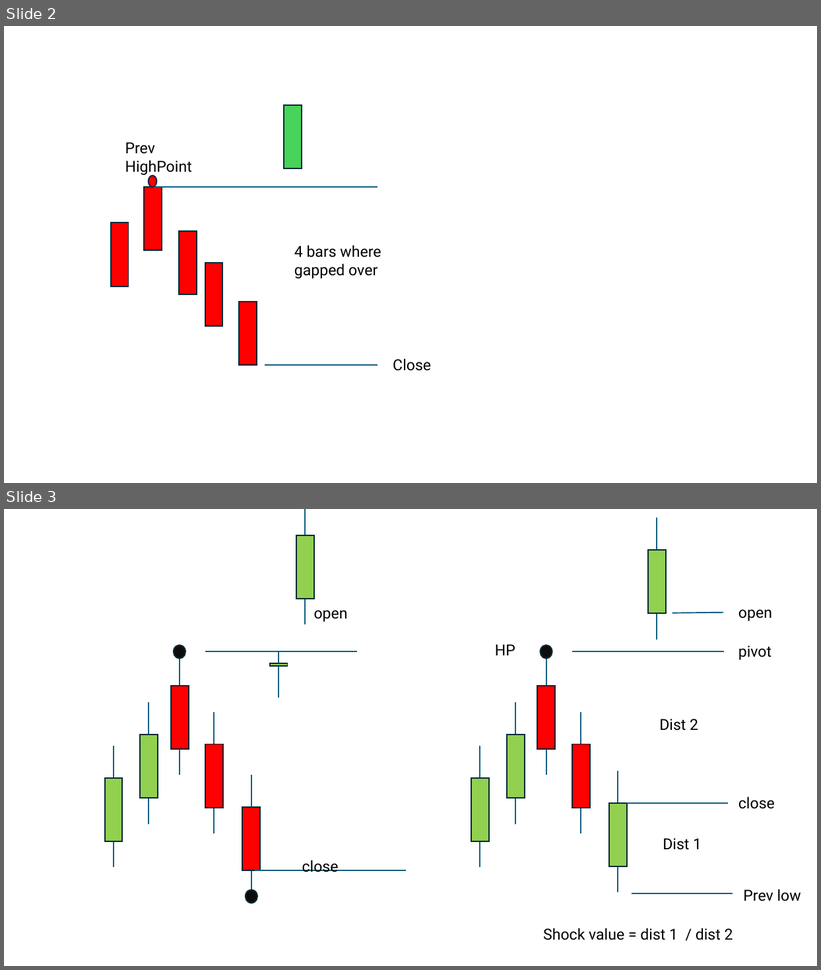
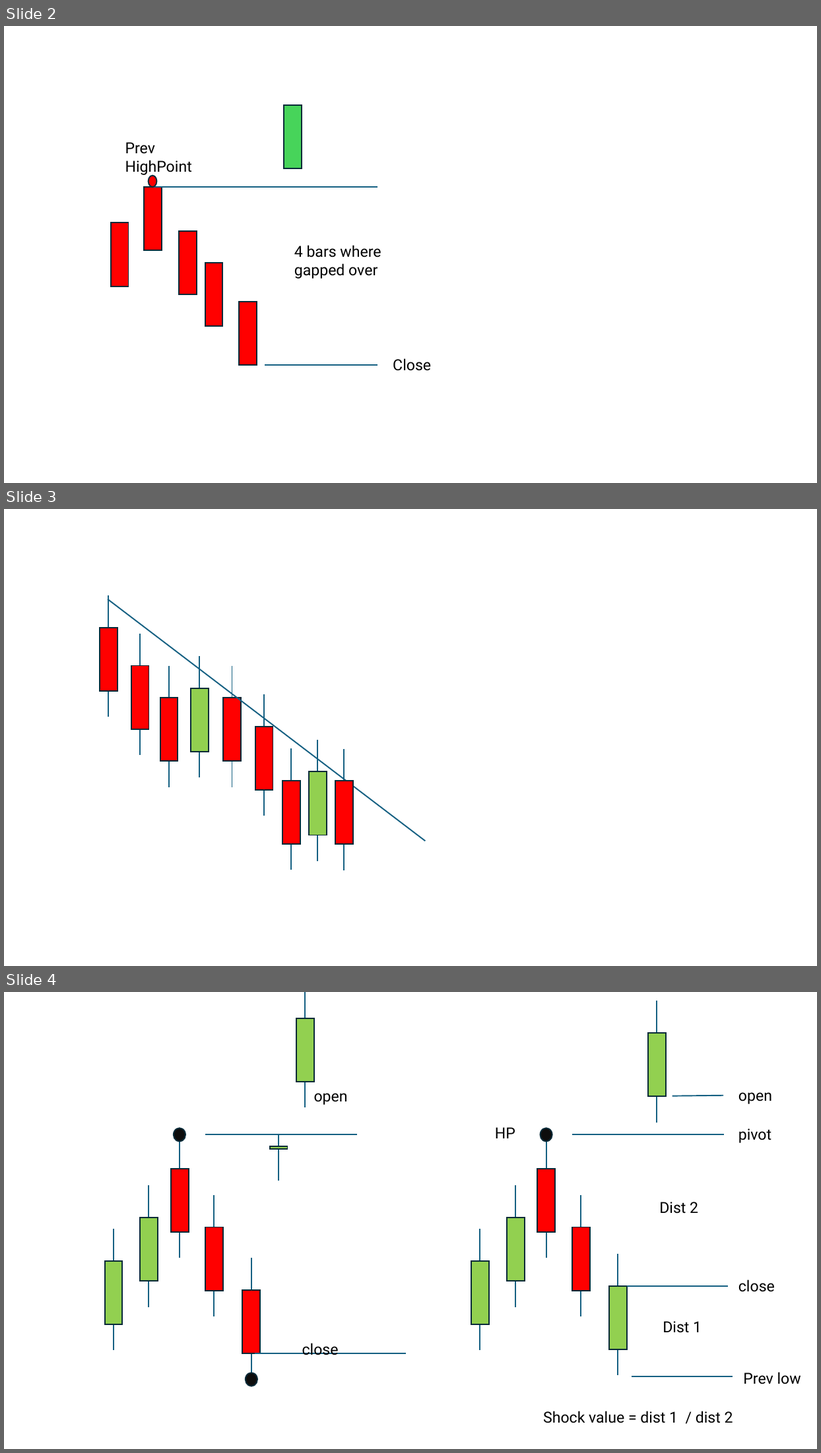
Before and after one commit to Design-01/stockbot_4, a slide deck: architecture.pptx. Shown one above the other, each under a label of ours: slides 2 and 3 before the commit, slides 2, 3 and 4 after it. The pictures are 821x970 and 821x1453 pixels, drawn with LibreOffice and Linux fonts; fonts in the diff are those of the drawing. Boxes give left, top, right and bottom in pixels: in the first picture for what was removed or moved away, otherwise in the second. Text is boxed around its words. In the diff, an @@ line names an element or a change of style, - is before the commit and + after.

```diff
--- a/architecture.pptx
+++ b/architecture.pptx
@@ slide 3 added at (4, 509, 817, 966), background #FFFFFF @@
@@ line added from (108, 599) to (426, 842), #156082 1.5 pt @@
@@ line added from (108, 595) to (108, 717), #156082 1.5 pt @@
@@ rectangle added at (100, 628, 118, 691), fill #FF0000, outline #092A39 1.5 pt @@
@@ line added from (140, 634) to (140, 755), #156082 1.5 pt @@
@@ rectangle added at (131, 666, 149, 729), fill #FF0000, outline #092A39 1.5 pt @@
@@ line added from (169, 666) to (169, 787), #156082 1.5 pt @@
@@ line added from (200, 657) to (200, 778), #156082 1.5 pt @@
@@ line added from (232, 666) to (232, 787), #156082 1.5 pt @@
@@ rectangle added at (160, 698, 178, 762), fill #FF0000, outline #092A39 1.5 pt @@
@@ rectangle added at (191, 689, 209, 752), fill #92D050, outline #092A39 1.5 pt @@
@@ rectangle added at (224, 698, 242, 762), fill #FF0000, outline #092A39 1.5 pt @@
@@ line added from (264, 694) to (264, 816), #156082 1.5 pt @@
@@ rectangle added at (255, 727, 273, 790), fill #FF0000, outline #092A39 1.5 pt @@
@@ line added from (318, 739) to (318, 861), #156082 1.5 pt @@
@@ line added from (291, 749) to (291, 870), #156082 1.5 pt @@
@@ line added from (345, 749) to (345, 871), #156082 1.5 pt @@
@@ rectangle added at (283, 781, 300, 844), fill #FF0000, outline #092A39 1.5 pt @@
@@ rectangle added at (309, 772, 327, 835), fill #92D050, outline #092A39 1.5 pt @@
@@ rectangle added at (335, 781, 353, 844), fill #FF0000, outline #092A39 1.5 pt @@
@@ what was slide 3 is now slide 4 @@
```
Also in this commit, not shown: 3 other slides added, 2 slides removed, 3 other files.
